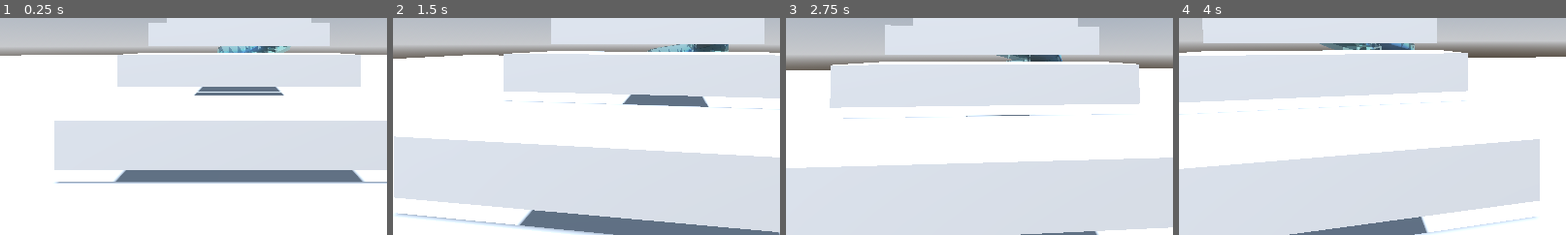
Above: before the commit, frames 1-4 (left to right).
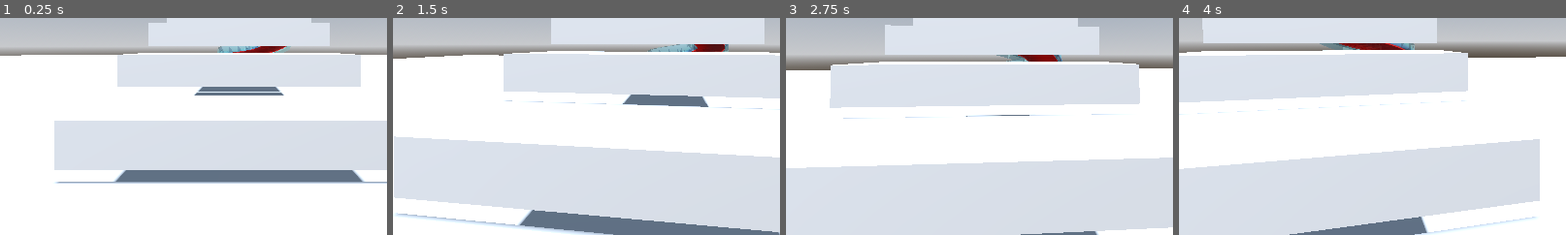
Above: after the commit, the same moments.

Repository: evangelipeep/Red-Wave
Game: Godot game, scene res://world/TestPlayground.tscn
The game is run twice, just before and just after one commit, with the same random seed, the same clock (stepped at 60 frames per second) and the same inputs. The project has no main scene, so this scene is started directly.
Inputs (mouse positions are % of the whole screen's width and height, from its top left):
- Up to frame 1 (0.25 s): no input
- Up to frame 2 (1.5 s): tap Enter at 0.5 s; move the mouse to (55, 50) at 0.52 s; hold Space (jump) 0.53-1.28 s; hold W (move_forward) from 0.53 s (still down); move the mouse to (45, 50) at 1.27 s; tap Shift (sprint) at 1.35 s
- Up to frame 3 (2.75 s): keep holding W (move_forward); tap Space (jump) at 1.52, 1.55, 1.82 s; move the mouse to (52, 48) at 2.02 s; hold Space (jump) from 2.03 s (still down)
- Up to frame 4 (4 s): keep holding W (move_forward); move the mouse to (49, 52) at 2.77 s; release Space (jump) at 2.78 s; tap Shift (sprint) at 2.85 s; tap Space (jump) at 3.02, 3.05, 3.32 s; move the mouse to (57, 51) at 3.52 s; hold Space (jump) from 3.53 s (still down)
The pictures show only the part of the screen within x 19-69%, y 43-93%; the shares and areas given below are measured in that part.

The runs differ from the first frame. In frame 1, 0.3% of the frame differs, in the area x 60-74%, y 12-17%; in frame 2, 0.3%; in frame 3, 0.3%; in frame 4, 0.4%, in the area x 41-59%, y 11-15%.

Commit message:
feat(slide): физический жёлоб с текущей водой, бассейн-яма и выпрыгивание из воды

Diff:
--- a/player/PlayerController.gd
+++ b/player/PlayerController.gd
@@ -21,8 +21,11 @@
 @export var ground_accel: float = 12.0
 @export var air_accel: float = 3.0
 @export var swim_accel: float = 6.0
+@export var buoyancy: float = 16.0          # сила выталкивания к поверхности
+@export var water_exit_speed: float = 9.0   # рывок при выпрыгивании из воды
 
 var swimming: bool = false
+var _water_surface_y: float = 0.0           # уровень поверхности текущей воды
 var riding: bool = false        # едем с горки — движением управляет SlideRail
 var _rail: Node = null
 
@@ -100,15 +103,38 @@
 
 func _swim(delta: float) -> void:
 	var input := Input.get_vector("move_left", "move_right", "move_forward", "move_back")
-	# Плывём туда, куда смотрим (направление от камеры, с учётом наклона).
+	# Глубина «головы»: >0 — голова под водой, <0 — над поверхностью.
+	var depth := _water_surface_y - (global_position.y + 0.9)
+	var near_surface := depth < 0.5
+
+	# У поверхности Space = ВЫПРЫГНУТЬ из воды (рывок вверх + вперёд по взгляду).
+	if near_surface and Input.is_action_just_pressed("jump"):
+		var look := _cam.global_transform.basis * Vector3(input.x, 0.0, input.y)
+		var lh := Vector3(look.x, 0.0, look.z)
+		if lh.length() > 0.01:
+			lh = lh.normalized()
+		velocity = Vector3(lh.x * swim_speed * 1.5, water_exit_speed, lh.z * swim_speed * 1.5)
+		move_and_slide()
+		_cam.update_motion(1.0, false, delta, true)
+		return
+
+	# Плаваем туда, куда смотрим (горизонталь), вертикаль — выталкивание + гребки.
 	var dir := _cam.global_transform.basis * Vector3(input.x, 0.0, input.y)
+	var horiz := Vector3(dir.x, 0.0, dir.z)
+	if horiz.length() > 1.0:
+		horiz = horiz.normalized()
+
+	var vy := velocity.y
+	vy += (clampf(depth, -0.6, 1.5) * buoyancy - _gravity * 0.18) * delta
+	vy = move_toward(vy, 0.0, swim_speed * delta)   # сопротивление воды
 	if Input.is_action_pressed("jump"):
-		dir.y += 1.0
+		vy += buoyancy * 0.15                        # грести вверх (глубже поверхности)
 	if Input.is_action_pressed("swim_down"):
-		dir.y -= 1.0
-	dir = dir.normalized()
+		vy -= swim_speed
 
-	velocity = velocity.lerp(dir * swim_speed, clamp(swim_accel * delta, 0.0, 1.0))
+	velocity.x = lerp(velocity.x, horiz.x * swim_speed, clampf(swim_accel * delta, 0.0, 1.0))
+	velocity.z = lerp(velocity.z, horiz.z * swim_speed, clampf(swim_accel * delta, 0.0, 1.0))
+	velocity.y = vy
 	move_and_slide()
 	_cam.update_motion(velocity.length() / swim_speed, false, delta, false)
 	_was_on_floor = false
@@ -140,6 +166,7 @@
 	if area.is_in_group("water"):
 		_water_count += 1
 		swimming = true
+		_water_surface_y = area.get_meta("surface_y", global_position.y)
 
 func _on_water_exited(area: Area3D) -> void:
 	if area.is_in_group("water"):
--- a/systems/slide/SlideRail.gd
+++ b/systems/slide/SlideRail.gd
@@ -123,34 +123,70 @@
 	tube.path_rotation = CSGPolygon3D.PATH_ROTATION_PATH_FOLLOW
 	tube.path_interval = 1.0
 	tube.smooth_faces = true
+	tube.use_collision = true                      # горка физическая — сквозь не пройти
 	add_child(tube)
 	tube.path_node = tube.get_path_to(_path)
-	tube.material = _make_material(Color(0.4, 0.7, 1.0, 0.55), true)
+	tube.material = _make_material(Color(0.4, 0.7, 1.0, 0.45), true)
+
+	# Текущая вода по жёлобу (красная, с движением — это же аквапарк).
+	var flow := CSGPolygon3D.new()
+	flow.name = "SlideWater"
+	flow.mode = CSGPolygon3D.MODE_PATH
+	flow.polygon = PackedVector2Array([
+		Vector2(-0.95, -0.32), Vector2(-0.95, -0.22),
+		Vector2(0.95, -0.22), Vector2(0.95, -0.32),
+	])
+	flow.path_rotation = CSGPolygon3D.PATH_ROTATION_PATH_FOLLOW
+	flow.path_interval = 0.5
+	flow.smooth_faces = true
+	add_child(flow)
+	flow.path_node = flow.get_path_to(_path)
+	var sh := load("res://systems/slide/slide_water.gdshader") as Shader
+	if sh:
+		var sm := ShaderMaterial.new()
+		sm.shader = sh
+		flow.material = sm
 
 func _build_pool() -> void:
+	# Чаша-яма (под неё в TestPlayground вырезано отверстие в полу).
 	var end := _path.curve.get_point_position(_path.curve.point_count - 1)
-	var center := end + Vector3(0, -0.1, -2)
-	# Красная вода (полупрозрачный диск).
+	var center := end + Vector3(0, 0, -3)
+	var floor_y := -2.0
+	var surface_y := -0.1
+	var radius := 4.0
+
+	# Дно чаши (физическое) — страховка, если в мире нет своего пола.
+	var basin := CSGCylinder3D.new()
+	basin.name = "BasinFloor"
+	basin.radius = radius
+	basin.height = 0.4
+	basin.use_collision = true
+	basin.position = Vector3(center.x, floor_y - 0.2, center.z)
+	add_child(basin)
+
+	# Красная вода.
 	var water := MeshInstance3D.new()
 	water.name = "Water"
-	var disc := CylinderMesh.new()
-	disc.top_radius = 5.0
-	disc.bottom_radius = 5.0
-	disc.height = 0.3
-	water.mesh = disc
-	water.position = center
-	water.material_override = _make_material(Color(0.85, 0.05, 0.05, 0.7), true)
+	var cyl := CylinderMesh.new()
+	cyl.top_radius = radius
+	cyl.bottom_radius = radius
+	cyl.height = surface_y - floor_y
+	water.mesh = cyl
+	water.position = Vector3(center.x, (surface_y + floor_y) * 0.5, center.z)
+	water.material_override = _make_material(Color(0.8, 0.05, 0.05, 0.7), true)
 	add_child(water)
-	# Зона воды для плавания (группа "water" — активирует swim в PlayerController).
+
+	# Зона воды (группа "water" → активирует плавание; surface_y → buoyancy).
 	var area := Area3D.new()
 	area.name = "Pool"
 	area.add_to_group("water")
+	area.set_meta("surface_y", surface_y)
 	var cs := CollisionShape3D.new()
 	var box := BoxShape3D.new()
-	box.size = Vector3(10, 2.0, 10)
+	box.size = Vector3(radius * 2, surface_y - floor_y + 0.6, radius * 2)
 	cs.shape = box
 	area.add_child(cs)
-	area.position = center + Vector3(0, 0.8, 0)
+	area.position = Vector3(center.x, (surface_y + floor_y) * 0.5, center.z)
 	add_child(area)
 
 func _on_mount_body_entered(body: Node3D) -> void:
--- /dev/null
+++ b/systems/slide/slide_water.gdshader
@@ -0,0 +1,12 @@
+shader_type spatial;
+render_mode cull_disabled;
+// Текущая вода по жёлобу: красная, бегущая рябь вдоль длины горки.
+uniform vec4 color : source_color = vec4(0.85, 0.06, 0.06, 0.8);
+uniform float speed = 2.0;
+
+void fragment() {
+	float ripple = sin(UV.y * 30.0 + TIME * speed * 6.0) * 0.5 + 0.5;
+	ALBEDO = color.rgb;
+	ALPHA = clamp(color.a * (0.65 + 0.35 * ripple), 0.0, 1.0);
+	EMISSION = color.rgb * (0.15 + 0.25 * ripple);
+}
--- a/world/TestPlayground.tscn
+++ b/world/TestPlayground.tscn
@@ -23,10 +23,17 @@
 transform = Transform3D(1, 0, 0, 0, 0.5, 0.8660254, 0, -0.8660254, 0.5, 0, 10, 0)
 shadow_enabled = true
 
-[node name="Ground" type="CSGBox3D" parent="."]
-transform = Transform3D(1, 0, 0, 0, 1, 0, 0, 0, 1, 0, -0.5, 0)
+[node name="Ground" type="CSGCombiner3D" parent="."]
 use_collision = true
-size = Vector3(80, 1, 80)
+
+[node name="Floor" type="CSGBox3D" parent="Ground"]
+transform = Transform3D(1, 0, 0, 0, 1, 0, 0, 0, 1, 0, -2, 0)
+size = Vector3(80, 4, 80)
+
+[node name="Pit" type="CSGBox3D" parent="Ground"]
+transform = Transform3D(1, 0, 0, 0, 1, 0, 0, 0, 1, 0, -1, -24)
+operation = 2
+size = Vector3(9, 2, 9)
 
 [node name="SlideRail" parent="." instance=ExtResource("2")]
 
